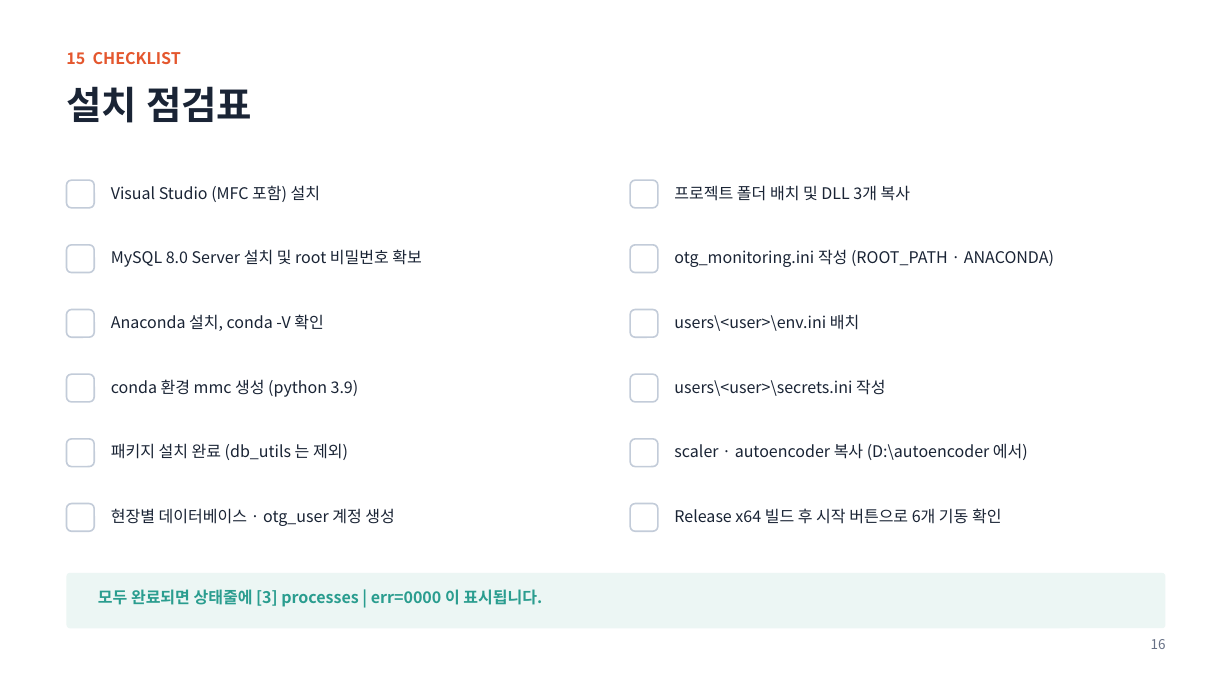
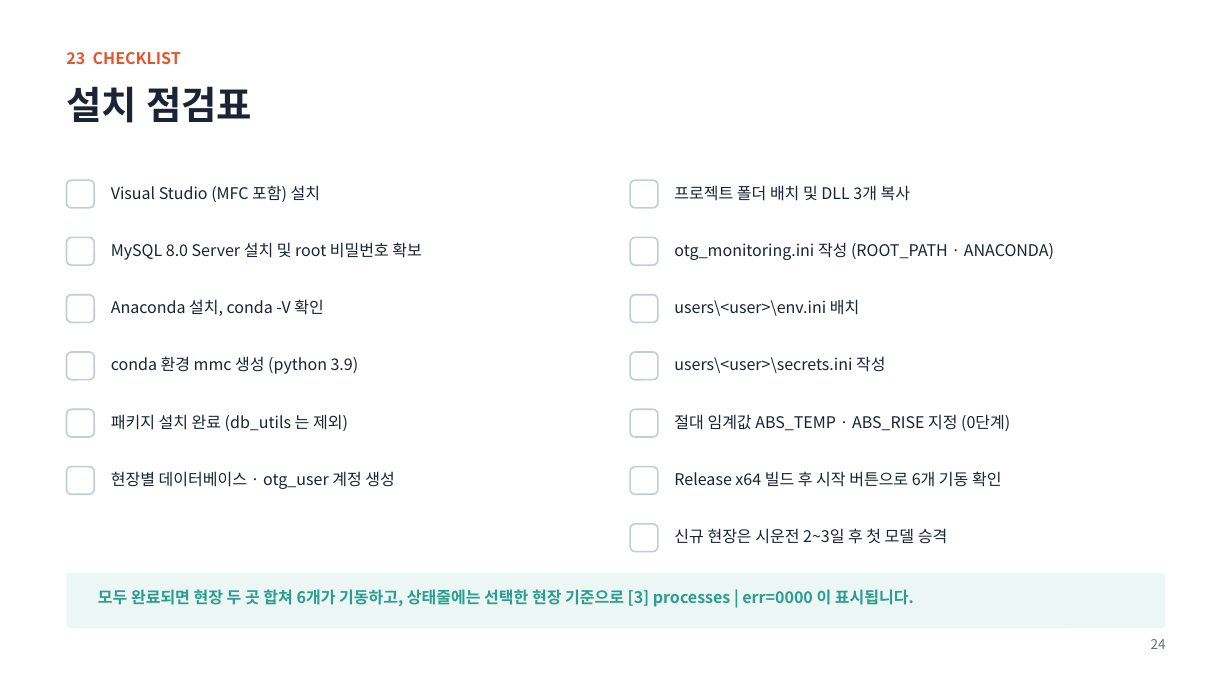
Before and after one commit to oskwon65/MultiModal_FireCam, a slide deck: slide 24 of 멀티모달_화재감지_모니터링_설치매뉴얼.pptx (slide 16 before the commit). Drawn at 1232x693 pixels with LibreOffice and Linux fonts; fonts in the diff are those of the drawing. Boxes give left, top, right and bottom in pixels: in the first picture for what was removed or moved away, otherwise in the second. Text is boxed around its words. In the diff, an @@ line names an element or a change of style, - is before the commit and + after.

```diff
--- a/멀티모달_화재감지_모니터링_설치매뉴얼.pptx
+++ b/멀티모달_화재감지_모니터링_설치매뉴얼.pptx
@@ text at [66,52,181,64]: text changed @@
-15 CHECKLIST
+23 CHECKLIST
@@ 2 texts, 2 rounded rectangles: place and size @@
-2 texts, 2 rounded rectangles at [67,245,1054,273]
+2 texts, 2 rounded rectangles at [67,238,1054,265]
@@ 2 texts, 2 rounded rectangles: place and size @@
-2 texts, 2 rounded rectangles at [67,310,859,337]
+2 texts, 2 rounded rectangles at [67,295,859,323]
@@ 2 texts, 2 rounded rectangles: place and size @@
-2 texts, 2 rounded rectangles at [67,374,885,402]
+2 texts, 2 rounded rectangles at [67,352,885,380]
@@ 2 rounded rectangles, 1 text: place and size @@
-2 rounded rectangles, 1 text at [67,439,658,467]
+2 rounded rectangles, 1 text at [67,409,658,437]
@@ text at [674,414,1010,431]: text changed @@
-scaler · autoencoder 복사 (D:\autoencoder 에서)
+절대 임계값 ABS_TEMP · ABS_RISE 지정 (0단계)
@@ 2 texts, 2 rounded rectangles: place and size @@
-2 texts, 2 rounded rectangles at [67,504,1001,531]
+2 texts, 2 rounded rectangles at [67,467,1001,494]
@@ rounded rectangle added at [630,524,658,552], fill #FFFFFF, outline #C3CCD9 1.25 pt @@
@@ text added at [674,528,947,544], 12.5 pt, text #1A2435 @@
+신규 현장은 시운전 2~3일 후 첫 모델 승격
@@ text at [98,589,914,607]: text changed @@
-모두 완료되면 상태줄에 [3] processes | err=0000 이 표시됩니다.
+모두 완료되면 현장 두 곳 합쳐 6개가 기동하고, 상태줄에는 선택한 현장 기준으로 [3] processes | err=0000 이 표시됩니다.
@@ text at [1151,639,1166,649]: text changed @@
-16
+24
```
Also in this commit, not shown: 3 other slides changed, 8 slides added, 1 other file.
